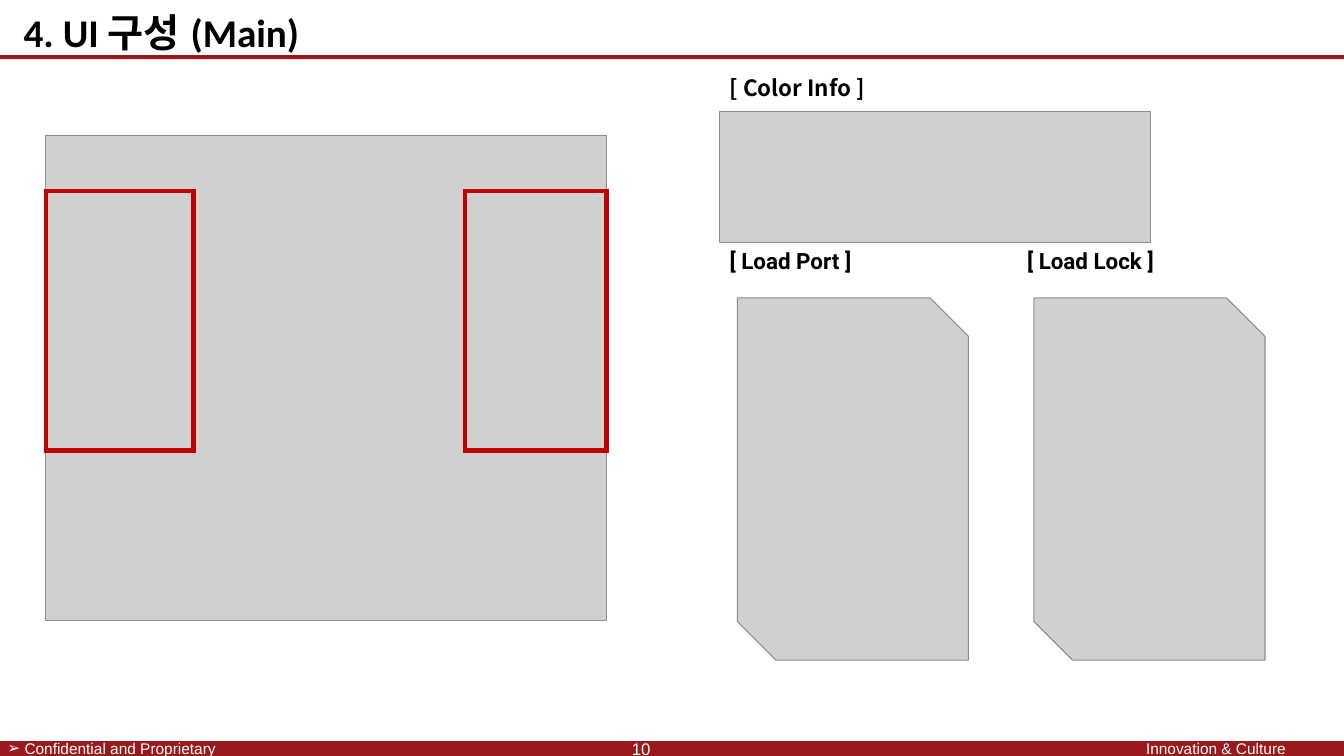
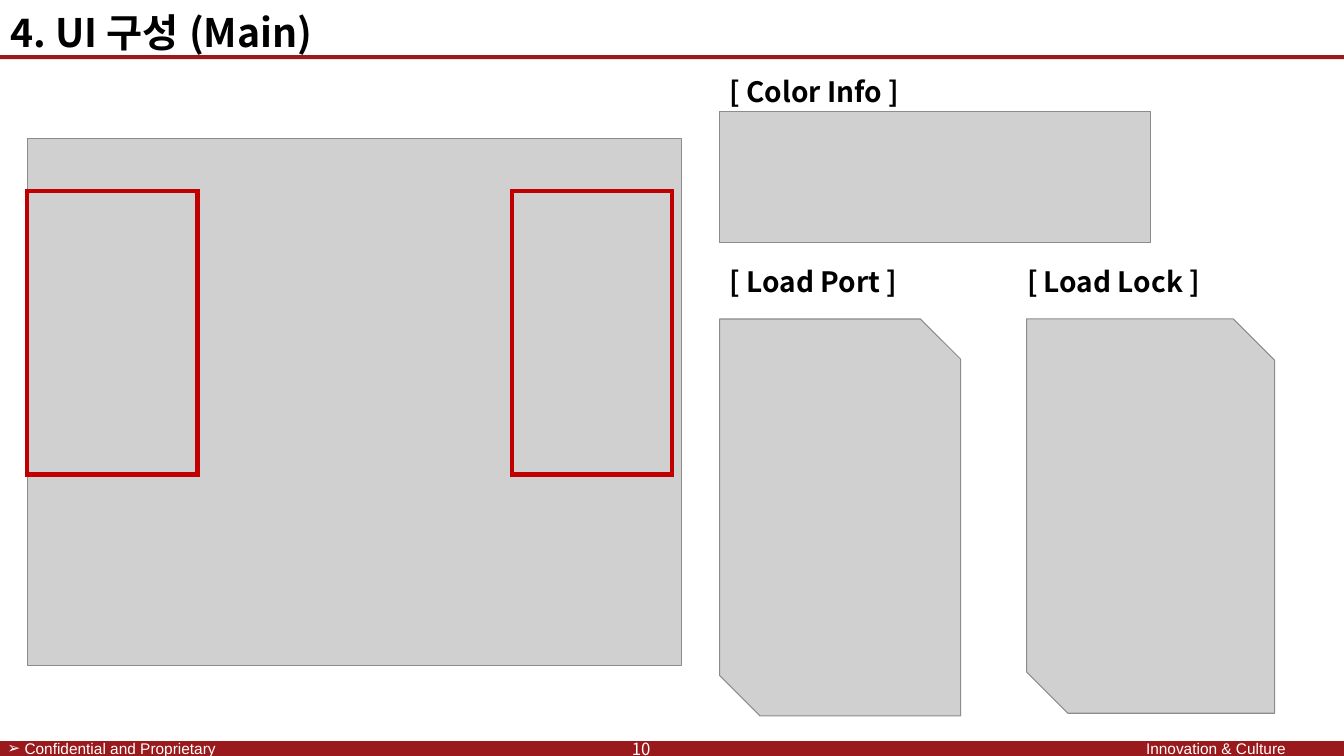
Before and after one commit to SaintSeong/JusungProject, a slide deck: slide 17 of A조 발표/A조 발표.pptx (slide 10 before the commit). Drawn at 1344x756 pixels with LibreOffice and Linux fonts; fonts in the diff are those of the drawing; grey boxes stand for pictures; background and template pictures are left out. Boxes give left, top, right and bottom in pixels: in the first picture for what was removed or moved away, otherwise in the second. Text is boxed around its words. In the diff, an @@ line names an element or a change of style, - is before the commit and + after.

```diff
--- a/A조 발표/A조 발표.pptx
+++ b/A조 발표/A조 발표.pptx
@@ text "4. UI 구성 (Main)" at box(10, 14, 312, 58): font Calibri to Noto Sans CJK KR @@
@@ text "[ Color Info ]" at box(747, 79, 882, 103): size 16 to 20 pt @@
@@ picture: place and size @@
-picture at box(45, 135, 606, 620)
+picture at box(27, 138, 682, 665)
@@ rectangle: place and size @@
-rectangle at box(45, 192, 194, 451)
+rectangle at box(27, 192, 198, 475)
@@ rectangle: place and size @@
-rectangle at box(465, 192, 606, 451)
+rectangle at box(512, 192, 673, 475)
@@ text "[ Load Port ]": place and size @@
-text "[ Load Port ]" at box(741, 252, 839, 270)
+text "[ Load Port ]" at box(747, 269, 881, 293)
@@ text "[ Load Port ]" at box(747, 269, 881, 293): size 16 to 20 pt, font Roboto to Noto Sans CJK KR @@
@@ text "[ Load Lock ]" at box(1044, 269, 1183, 293): size 16 to 20 pt, font Roboto to Noto Sans CJK KR @@
@@ text "[ Load Lock ]": place and size @@
-text "[ Load Lock ]" at box(1039, 252, 1142, 270)
+text "[ Load Lock ]" at box(1044, 269, 1183, 293)
@@ picture: place and size @@
-picture at box(738, 298, 969, 660)
+picture at box(720, 319, 961, 716)
@@ picture: place and size @@
-picture at box(1034, 298, 1265, 660)
+picture at box(1026, 319, 1274, 713)
@@ text "10" at box(632, 738, 651, 755): font Arial to Noto Sans CJK KR @@
```
Also in this commit, not shown: 10 other slides changed, 7 slides added, 2 other files.
